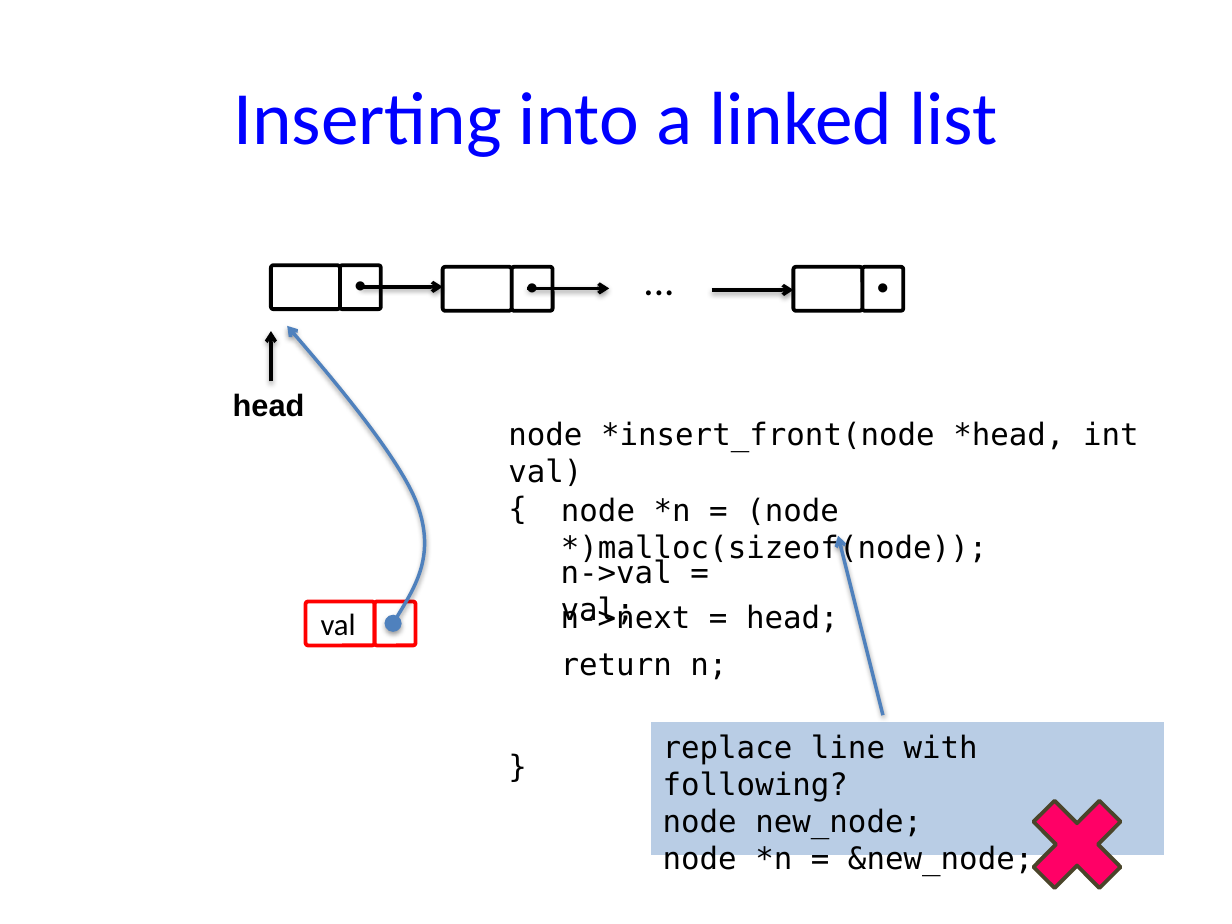
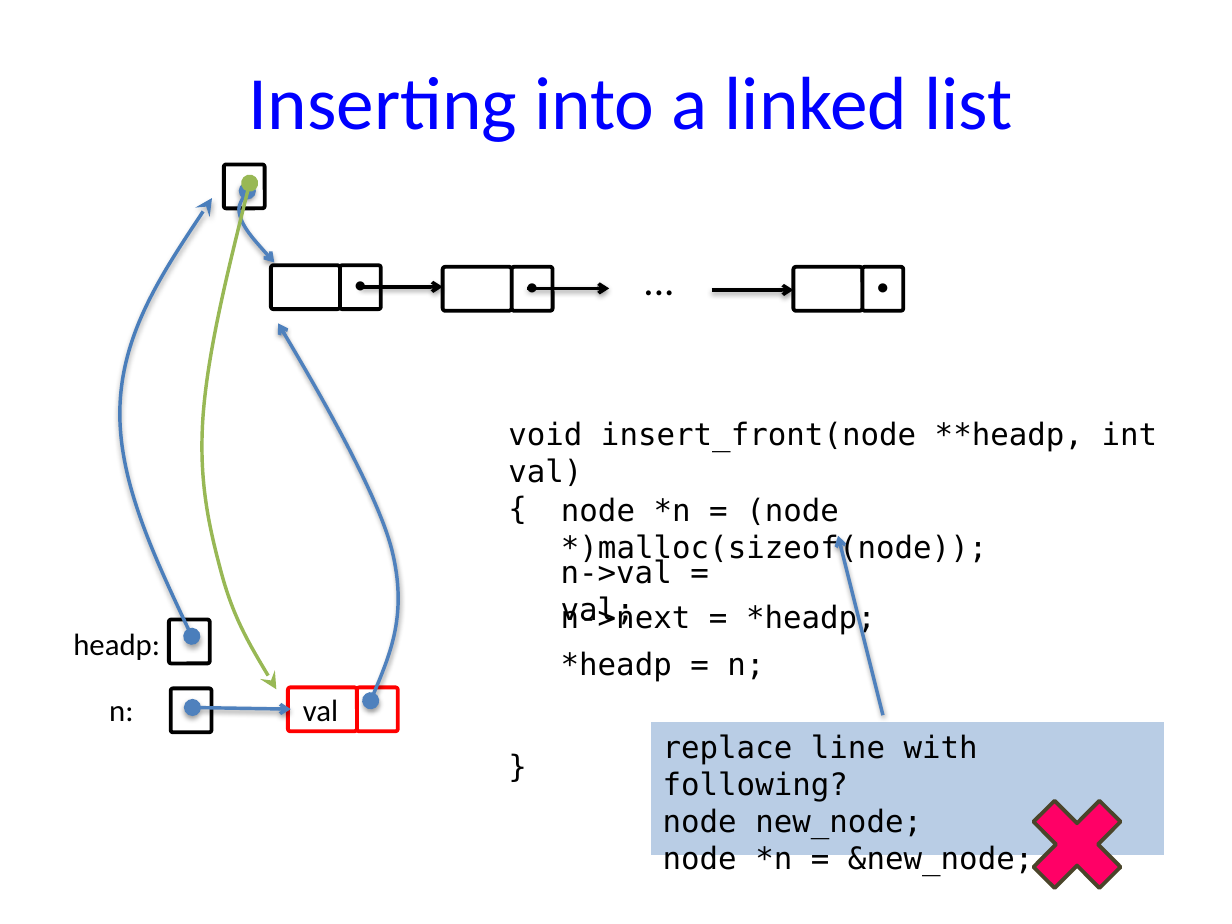
Before and after one commit to NYU-CSO/nyu-cso.github.io, a slide deck: slide 17 of notes/06-struct-malloc.pptx (slide 18 before the commit). Drawn at 1232x924 pixels with LibreOffice and Linux fonts; fonts in the diff are those of the drawing. Boxes give left, top, right and bottom in pixels: in the first picture for what was removed or moved away, otherwise in the second. Text is boxed around its words. In the diff, an @@ line names an element or a change of style, - is before the commit and + after.

```diff
--- a/notes/06-struct-malloc.pptx
+++ b/notes/06-struct-malloc.pptx
@@ title "Inserting into a linked list": place and size @@
-title "Inserting into a linked list" at box(233, 91, 997, 157)
+title "Inserting into a linked list" at box(249, 76, 1012, 142)
@@ rounded rectangle added at box(224, 165, 265, 209), fill #FFFFFF, outline #000000 2.25 pt @@
@@ freeform shape added at box(120, 198, 212, 637), outline #4B7EBC 2 pt @@
@@ freeform shape added at box(202, 184, 276, 690), outline #98B955 2 pt @@
@@ freeform shape added at box(239, 191, 274, 262), outline #4F81BD 2 pt @@
@@ freeform shape: place and size @@
-freeform shape at box(287, 326, 424, 623)
+freeform shape at box(278, 323, 398, 700)
@@ arrow removed from (271, 382) to (271, 331) @@
@@ text removed at box(233, 393, 305, 417) @@
-head
@@ text at box(508, 421, 1158, 486): text changed @@
-node *insert_front(node *head, int val)
+void insert_front(node **headp, int val)
@@ rounded rectangle added at box(169, 620, 209, 664), fill #FFFFFF, outline #000000 2.25 pt @@
@@ text at box(561, 603, 876, 635): text changed @@
-n->next = head;
+n->next = *headp;
@@ text added at box(73, 633, 160, 660), 18 pt, text #000000 @@
+headp:
@@ text at box(561, 651, 764, 682): text changed @@
-return n;
+*headp = n;
@@ rounded rectangle added at box(171, 689, 212, 733), fill #FFFFFF, outline #000000 2.25 pt @@
@@ rounded rectangle: place and size @@
-rounded rectangle at box(306, 601, 375, 646)
+rounded rectangle at box(288, 687, 357, 732)
@@ text "val": place and size @@
-text "val" at box(321, 613, 356, 636)
+text "val" at box(303, 699, 338, 722)
@@ rounded rectangle: place and size @@
-rounded rectangle at box(375, 601, 415, 646)
+rounded rectangle at box(357, 687, 398, 732)
@@ text added at box(109, 706, 133, 722), 18 pt, text #000000 @@
+n:
@@ double arrow added from (192, 707) to (291, 710), #4F81BD 2 pt @@
```
Also in this commit, not shown: 7 other slides changed, 1 slide removed, 10 other files.
